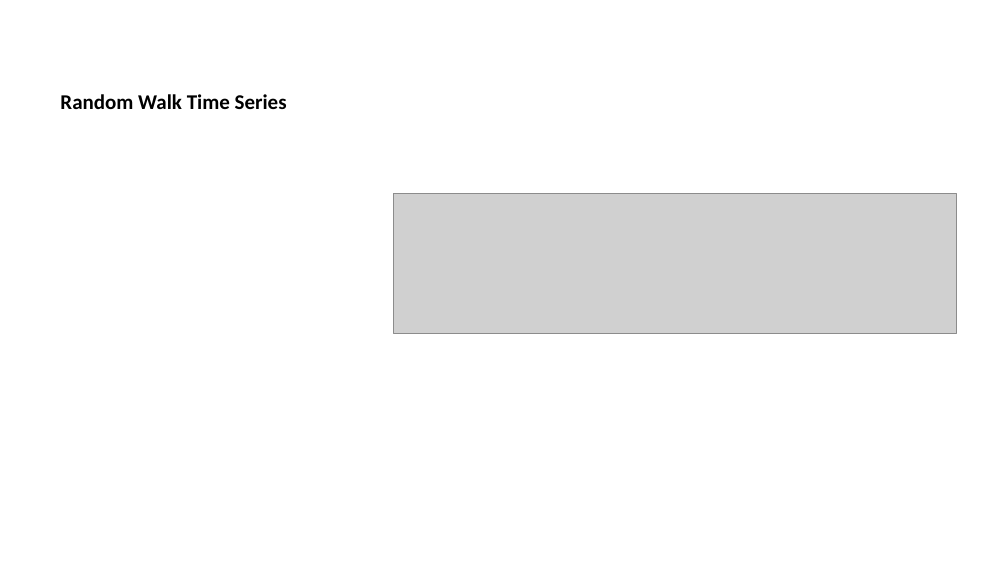
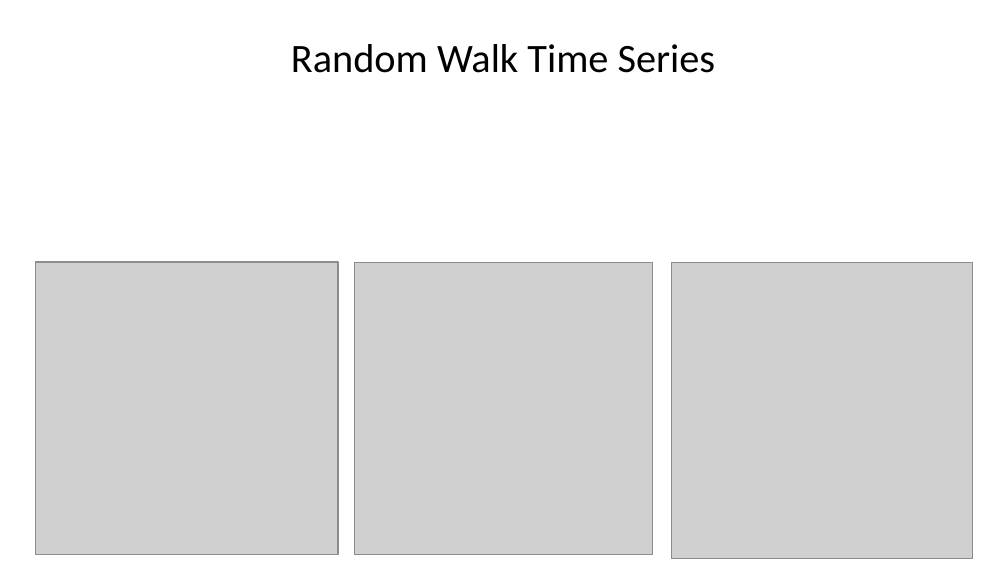
Before and after one commit to StephenElston/CSCI-E-83, a slide deck: slide 27 of LectureSlides/11_IntroductionToTimeSeries.pptx. Drawn at 1008x567 pixels with LibreOffice and Linux fonts; fonts in the diff are those of the drawing; grey boxes stand for pictures. Boxes give left, top, right and bottom in pixels: in the first picture for what was removed or moved away, otherwise in the second. Text is boxed around its words. In the diff, an @@ line names an element or a change of style, - is before the commit and + after.

```diff
--- a/LectureSlides/11_IntroductionToTimeSeries.pptx
+++ b/LectureSlides/11_IntroductionToTimeSeries.pptx
@@ title "Random Walk Time Series" at bbox=[291, 44, 716, 73]: size 15 to 28.8 pt, bold off; alignment left to centre @@
@@ picture removed at bbox=[393, 194, 956, 334] @@
@@ picture added at bbox=[35, 262, 338, 554] @@
@@ picture added at bbox=[355, 263, 653, 555] @@
@@ picture added at bbox=[671, 263, 973, 559] @@
```
Also in this commit, not shown: 24 other slides changed, 3 slides added.
